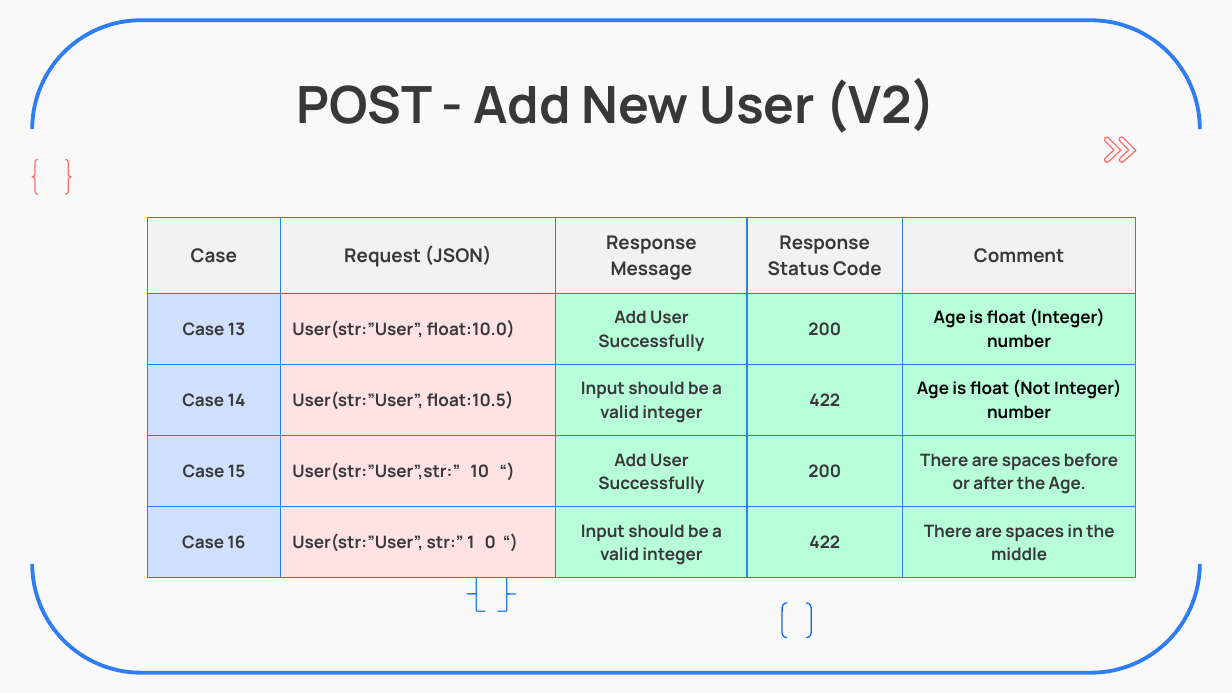
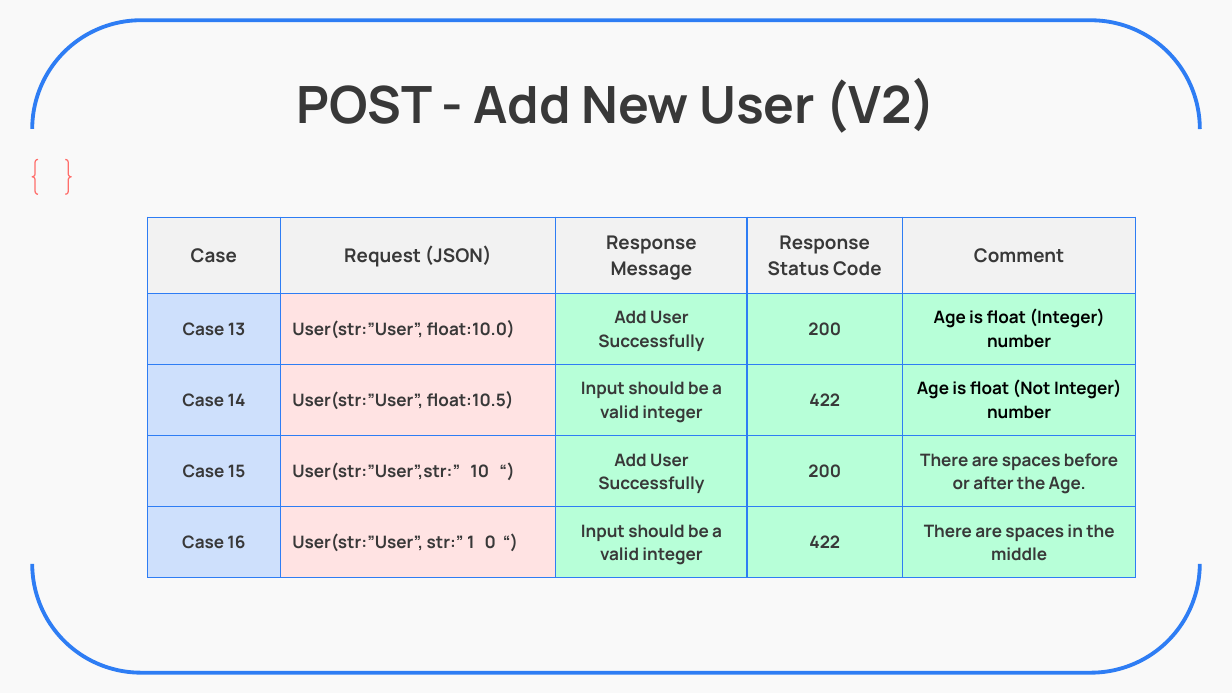
Before and after one commit to ZavierHuang/RESTFUL-API-DESIGN, a slide deck: slide 10 of 黃昱叡_和碩線下測驗_UnitTest_Restful_V2.pptx. Drawn at 1232x693 pixels with LibreOffice and Linux fonts; fonts in the diff are those of the drawing. Boxes give left, top, right and bottom in pixels: in the first picture for what was removed or moved away, otherwise in the second. Text is boxed around its words. In the diff, an @@ line names an element or a change of style, - is before the commit and + after.

```diff
--- a/黃昱叡_和碩線下測驗_UnitTest_Restful_V2.pptx
+++ b/黃昱叡_和碩線下測驗_UnitTest_Restful_V2.pptx
@@ freeform shape removed at [1104, 137, 1120, 163] @@
@@ freeform shape removed at [1119, 137, 1136, 163] @@
@@ left brace removed at [467, 577, 485, 611] @@
@@ left brace removed at [498, 577, 516, 611] @@
@@ bracket pair removed at [782, 602, 812, 637] @@
```
Also in this commit, not shown: 8 other slides changed.
